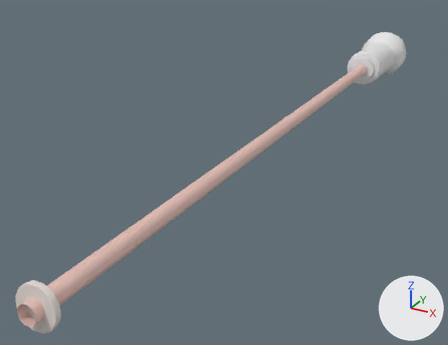
The glTF model public/assets/branch.021_b.glb as it was, and as the next commit left it.
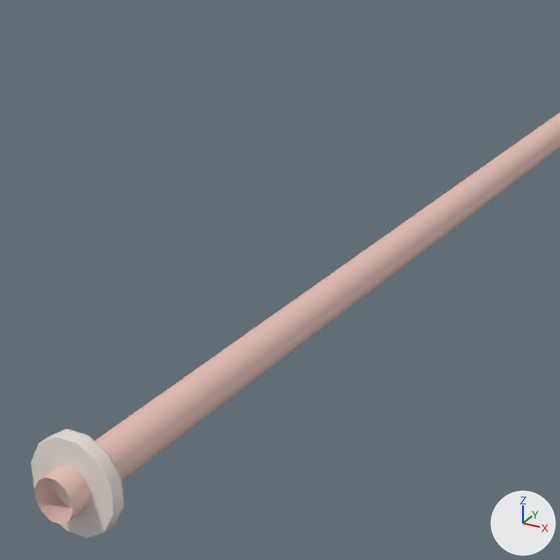
Each version is shown whole from a 50 mm camera at (0.177, 0.035, 0.161) aimed at (-0.042, 0.433, -0.038), then close up on the part from 0% to 62% of the width and 20% to 100% of the height. The axes (+X, +Y, +Z) are drawn at lower right. The lights are the same throughout. Vertices at the same position are counted once.

Objects in the first close-up: 'MET-59_3D-Model.17671', 'MET-59_3D-Model.17672'.
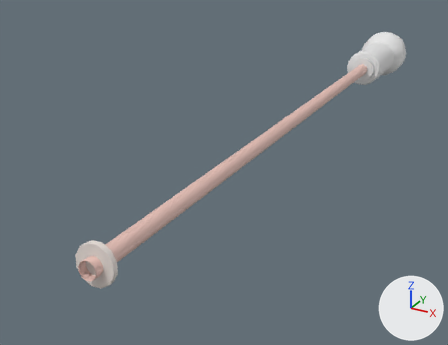
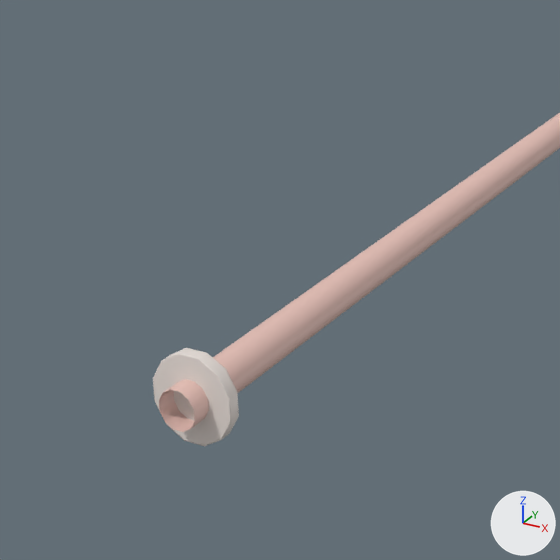
Boxes (x1, y1, x2, y2) around the edits, measured in the close-ups (560 x 560 px):
'MET-59_3D-Model.17671', mesh moved: before (35, 112, 560, 524); after (159, 113, 560, 432)
'MET-59_3D-Model.17672', mesh moved: before (31, 429, 124, 539); after (153, 348, 239, 446)

Edits to the bpy script that builds the scene:
```text
Change me_met_59_3d_model_17678:
    where me_met_59_3d_model_17678.from_pydata(...)  # 61 vertices, 108 faces; spans x -0.008..0.004, y 0.184..0.658, z -0.005..0.006
    used by ob_met_59_3d_model_17671
    me_met_59_3d_model_17678 part 1: the whole mesh is moved by (0.0, 0.039, 0.0)
Change me_met_59_3d_model_17679:
    where me_met_59_3d_model_17679.from_pydata(...)  # 74 vertices, 144 faces; spans x -0.0129..0.0109, y 0.1885..0.1938, z -0.0114..0.0117
    used by ob_met_59_3d_model_17672
    me_met_59_3d_model_17679 part 2: the whole mesh is moved by (-0.0001, 0.0391, 0.0)
```
